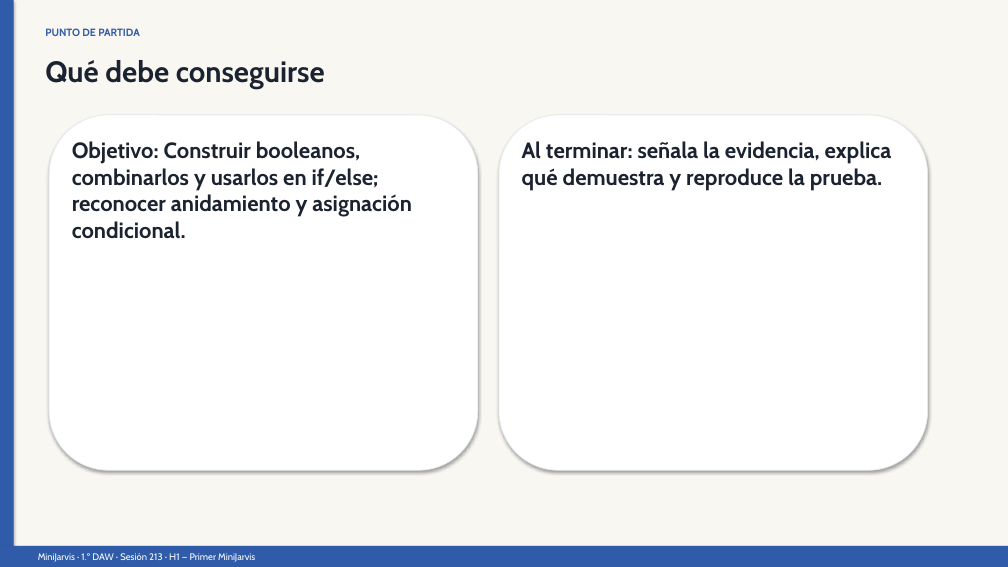
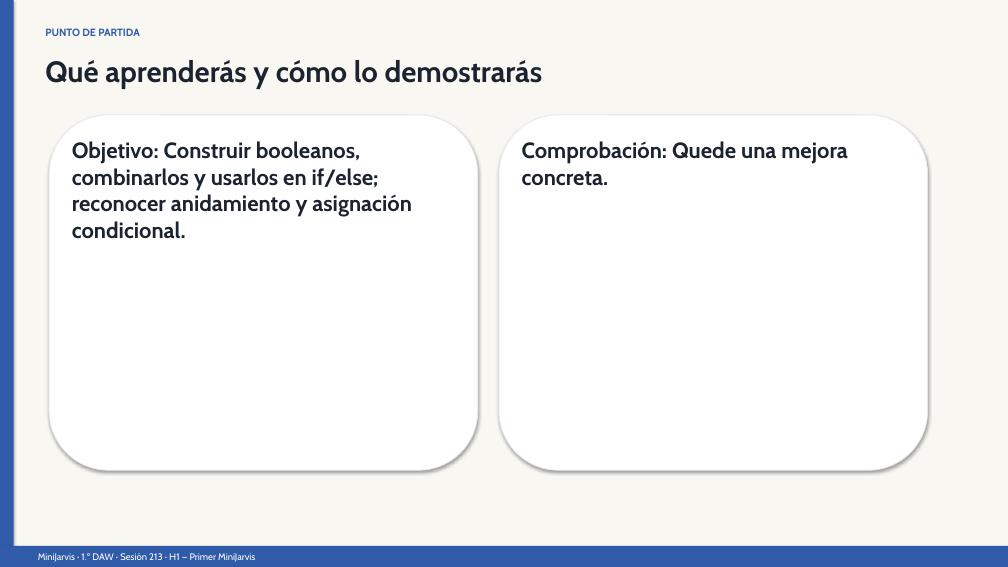
Before and after one commit to llombardero/curso-26-27, a slide deck: slide 2 of 02-PROFESORADO/03-PRESENTACIONES/POR-SESION/h1/S213-limpieza-nombres-claros-y-simplicidad-presentacion.pptx. Drawn at 1008x567 pixels with LibreOffice and Linux fonts; fonts in the diff are those of the drawing. Boxes give left, top, right and bottom in pixels: in the first picture for what was removed or moved away, otherwise in the second. Text is boxed around its words. In the diff, an @@ line names an element or a change of style, - is before the commit and + after.

```diff
--- a/02-PROFESORADO/03-PRESENTACIONES/POR-SESION/h1/S213-limpieza-nombres-claros-y-simplicidad-presentacion.pptx
+++ b/02-PROFESORADO/03-PRESENTACIONES/POR-SESION/h1/S213-limpieza-nombres-claros-y-simplicidad-presentacion.pptx
@@ text at [45, 60, 543, 89]: text changed @@
-Qué debe conseguirse
+Qué aprenderás y cómo lo demostrarás
@@ text at [522, 141, 848, 186]: text changed @@
-Al terminar: señala la evidencia, explica qué demuestra y reproduce la prueba.
+Comprobación: Quede una mejora concreta.
```
Also in this commit, not shown: 3 other slides changed, 7 slides added, 5 slides removed, 41 other files.
